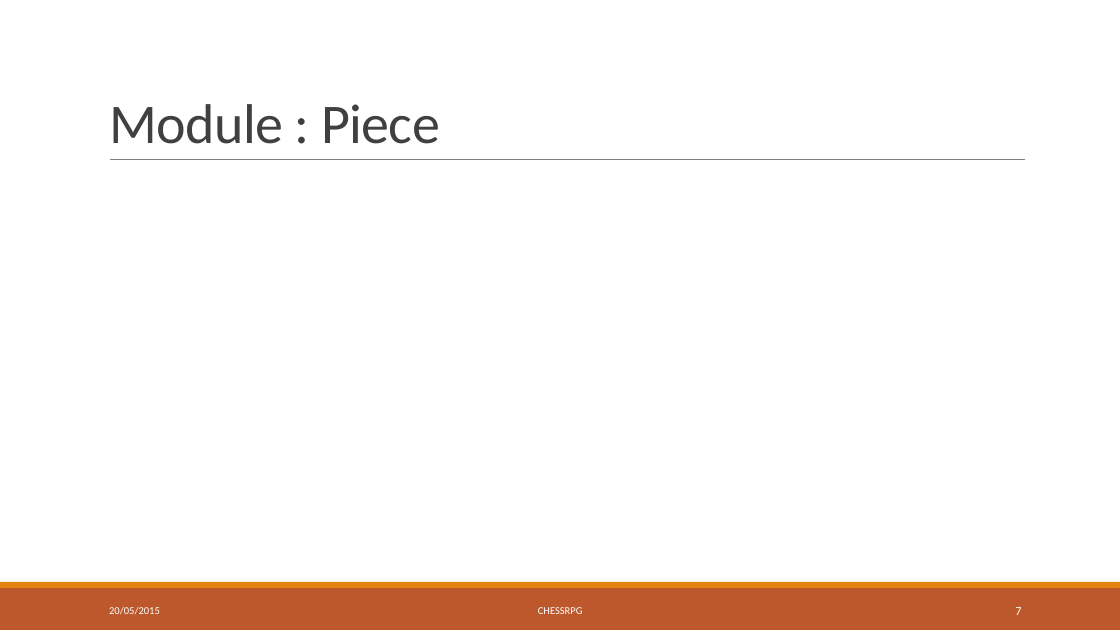
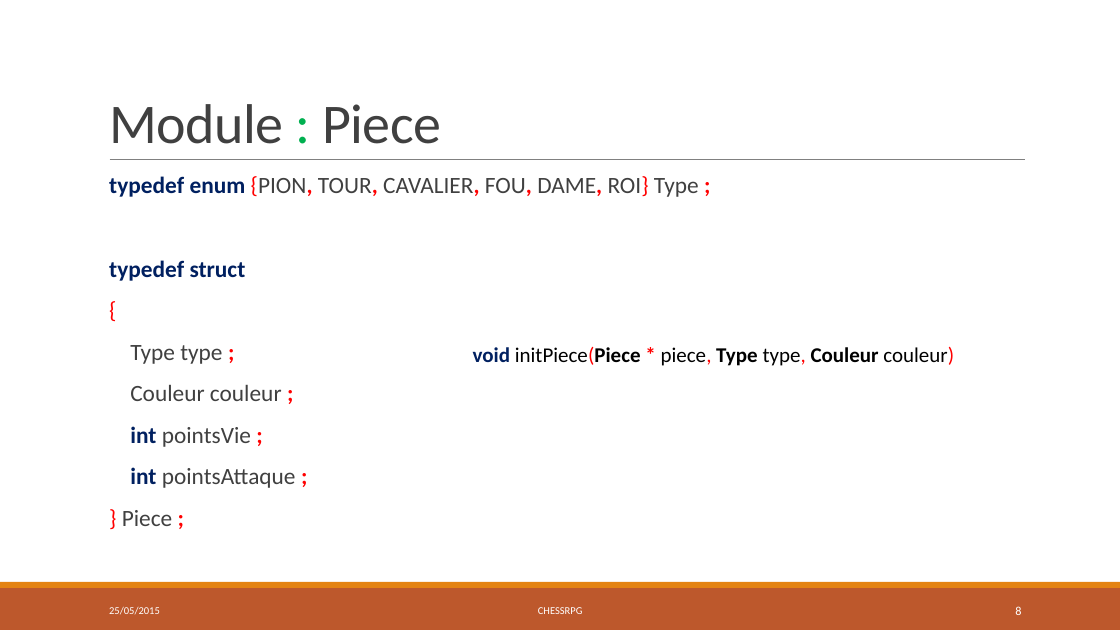
Before and after one commit to chessRPG/master, a slide deck: slide 8 of ChessRPG-présentation.pptx (slide 7 before the commit). Drawn at 1120x630 pixels with LibreOffice and Linux fonts; fonts in the diff are those of the drawing. Boxes give left, top, right and bottom in pixels: in the first picture for what was removed or moved away, otherwise in the second. Text is boxed around its words. In the diff, an @@ line names an element or a change of style, - is before the commit and + after.

```diff
--- a/ChessRPG-présentation.pptx
+++ b/ChessRPG-présentation.pptx
@@ title "Module : Piece" at <box>109,104,441,144</box>: text colour #404040 to #00B050 in ":" @@
@@ text added at <box>109,176,699,526</box>, 20 pt, text #404040 @@
+  typedef enum {PION, TOUR, CAVALIER, FOU, DAME, ROI} Type ;
+  typedef struct
+  {
+  Type type ;
+  Couleur couleur ;
+  int pointsVie ;
+  int pointsAttaque ;
+  } Piece ;
@@ text added at <box>473,347,954,366</box>, 18 pt, text #000000 @@
+void initPiece(Piece * piece, Type type, Couleur couleur)
@@ page number at <box>1015,606,1021,615</box>: text changed @@
-7
+8
```
Also in this commit, not shown: 12 other slides changed, 2 slides added, 1 slide removed, 1 other file.
